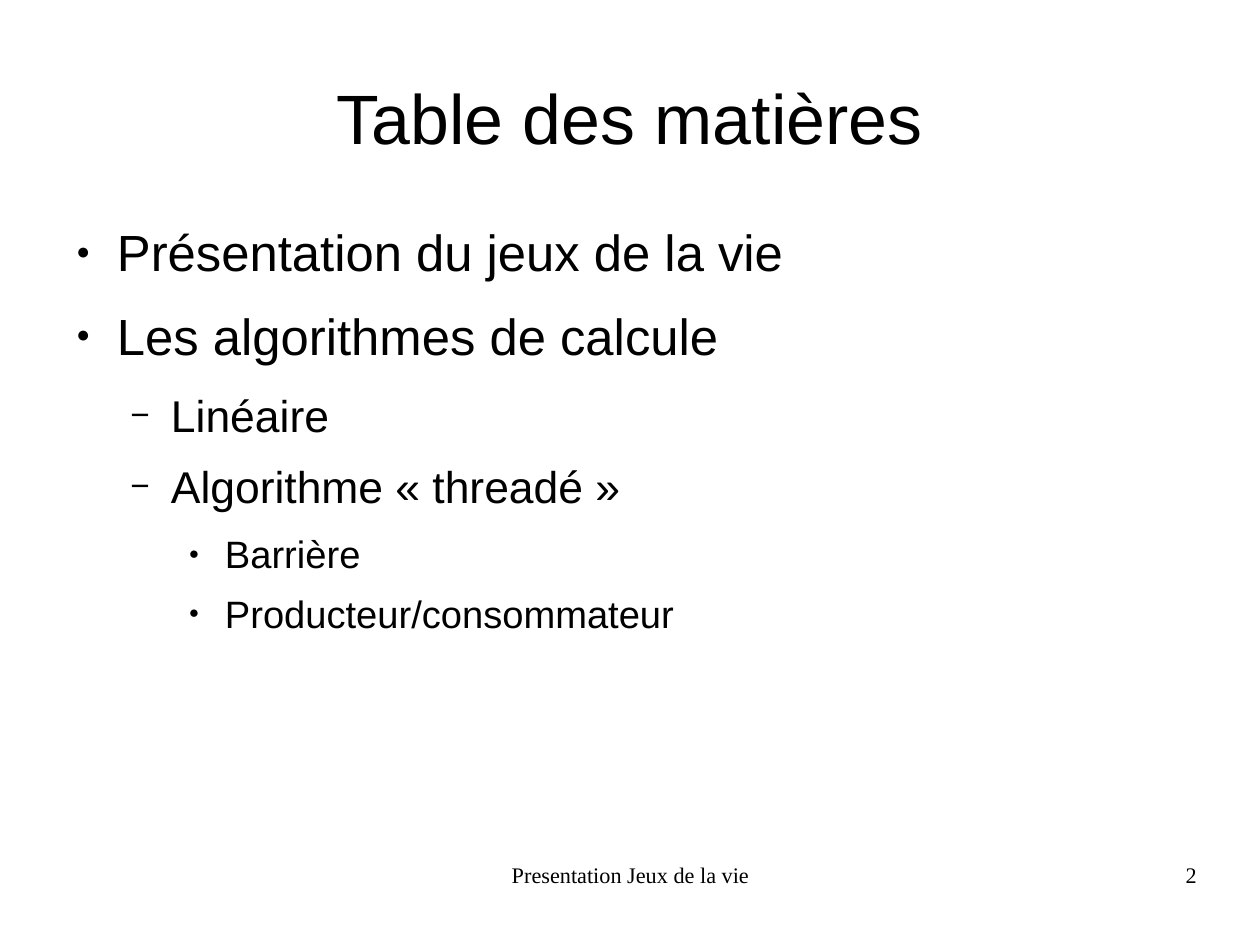
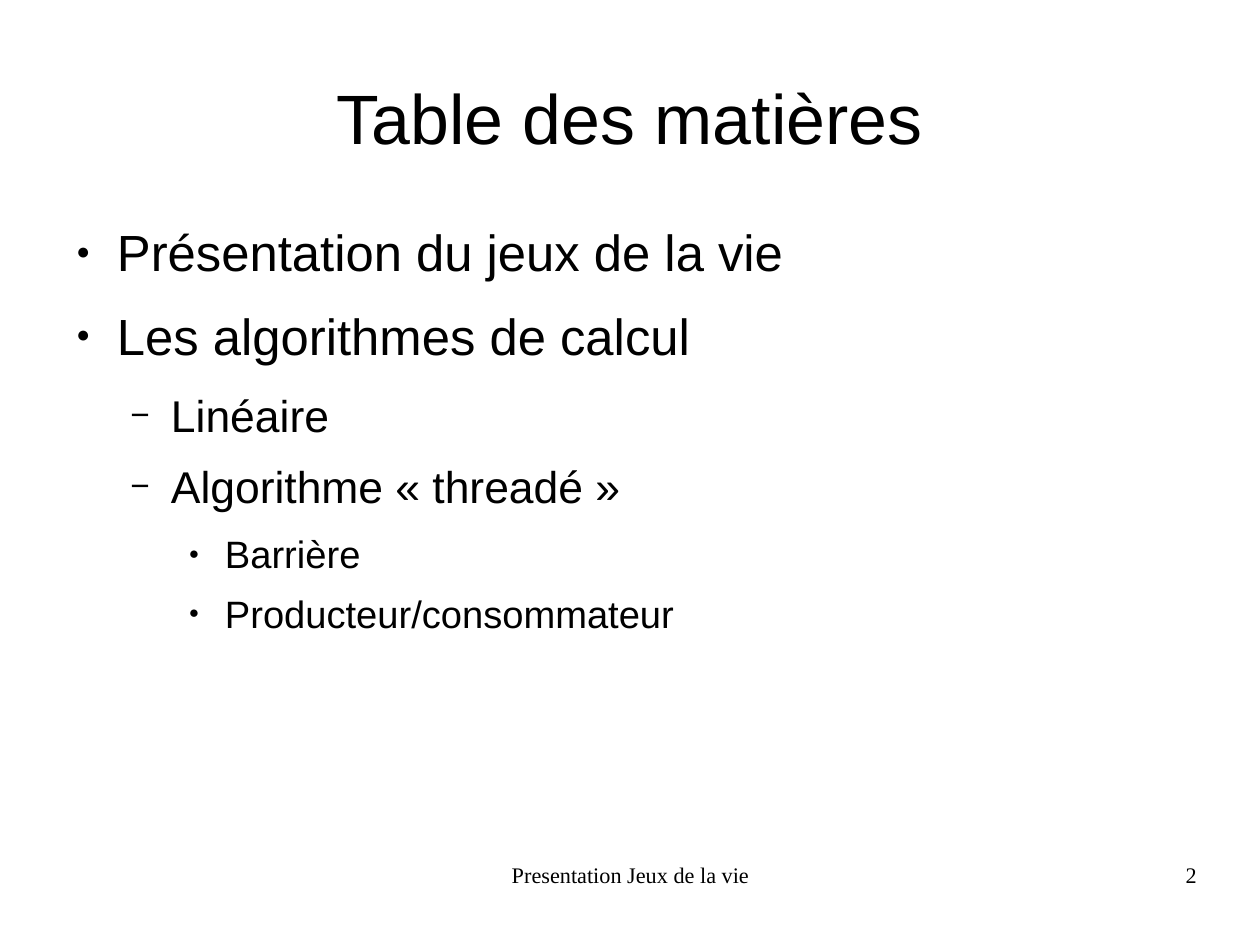
Before and after one commit to FabienInspiron/lifegame, a slide deck: slide 2 of Rapport/Presentation.odp. Drawn at 1260x945 pixels with LibreOffice and Linux fonts; fonts in the diff are those of the drawing. Boxes give left, top, right and bottom in pixels: in the first picture for what was removed or moved away, otherwise in the second. Text is boxed around its words. In the diff, an @@ line names an element or a change of style, - is before the commit and + after.

```diff
--- a/Rapport/Presentation.odp
+++ b/Rapport/Presentation.odp
@@ text at (x1=117, y1=318, x2=690, y2=365): text changed @@
-● Les algorithmes de calcule
+● Les algorithmes de calcul
```
Also in this commit, not shown: 2 other slides changed.
